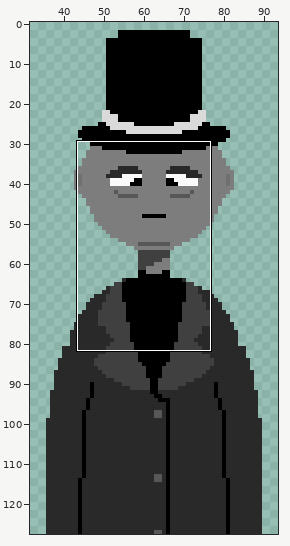
Sprite sheet, stored at Assets/Sprites/Clients/Day4/Quentin.png. The picture above shows the old version from afar; the outline marks the close-up.
Close-up. Before the commit:
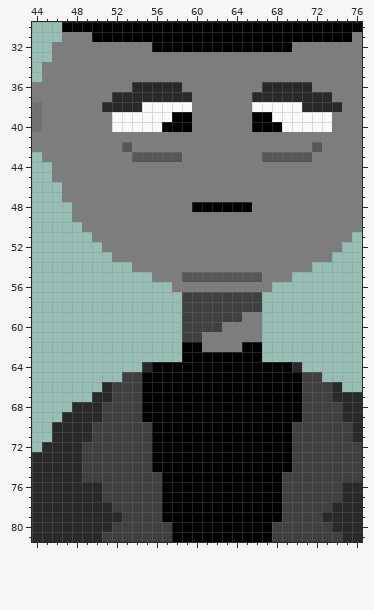
The file is 127x128 pixels. Shown: x 44..76, y 30..81. The wide view leaves out empty margins.
After:
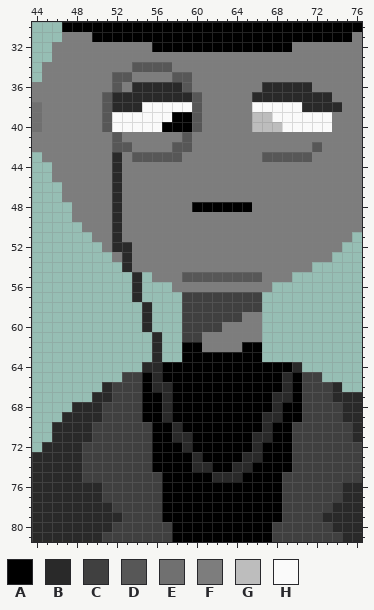
Palette (. is transparent): A #000000  B #292929  C #404040  D #575757  E #707070  F #7d7d7d  G #bdbdbd  H #fafafa
From old to new:
y 34: x 54..57 FFFF -> DDDD
y 35: x 52..53 FF -> DD; x 58..59 FF -> DD
y 36: x 52 F -> D; x 59 F -> D
y 37: x 51 F -> D; x 60 F -> D
y 38: x 51 B -> D; x 60 F -> D
y 39: x 51 F -> D; x 60 F -> D; x 66..67 AA -> GG
y 40: x 51 F -> D; x 60 F -> D; x 66..68 AAA -> GGG
y 41: x 52 F -> D; x 59 F -> D
y 42: x 52 F -> D; x 58..59 FF -> DD
y 43..51: x 52 F -> B
y 52: x 52..53 FF -> BB
y 53: x 53 F -> B
y 54: x 53 . -> B
y 55..57: x 54 . -> B
y 58..60: x 55 . -> B
y 61..63: x 56 . -> B
y 64: x 56 A -> B
y 65: x 56 A -> B; x 69 A -> B
y 66: x 56..57 AA -> BB; x 69 A -> B
y 67: x 57 A -> B; x 68..69 AA -> BB
y 68: x 57 A -> B; x 68 A -> B
y 69: x 57 A -> B; x 67..68 AA -> BB
y 70: x 58 A -> B; x 67 A -> B
y 71: x 58..59 AA -> BB; x 66..67 AA -> BB
y 72: x 59 A -> B; x 66 A -> B
y 73: x 60 A -> B; x 65..66 AA -> BB
y 74: x 60..61 AA -> BB; x 64..65 AA -> BB
y 75: x 62..64 AAA -> BBB
Pixel boxes of the changes (left, top, right, bottom) in both close-ups:
changed: (102, 62, 292, 482)
